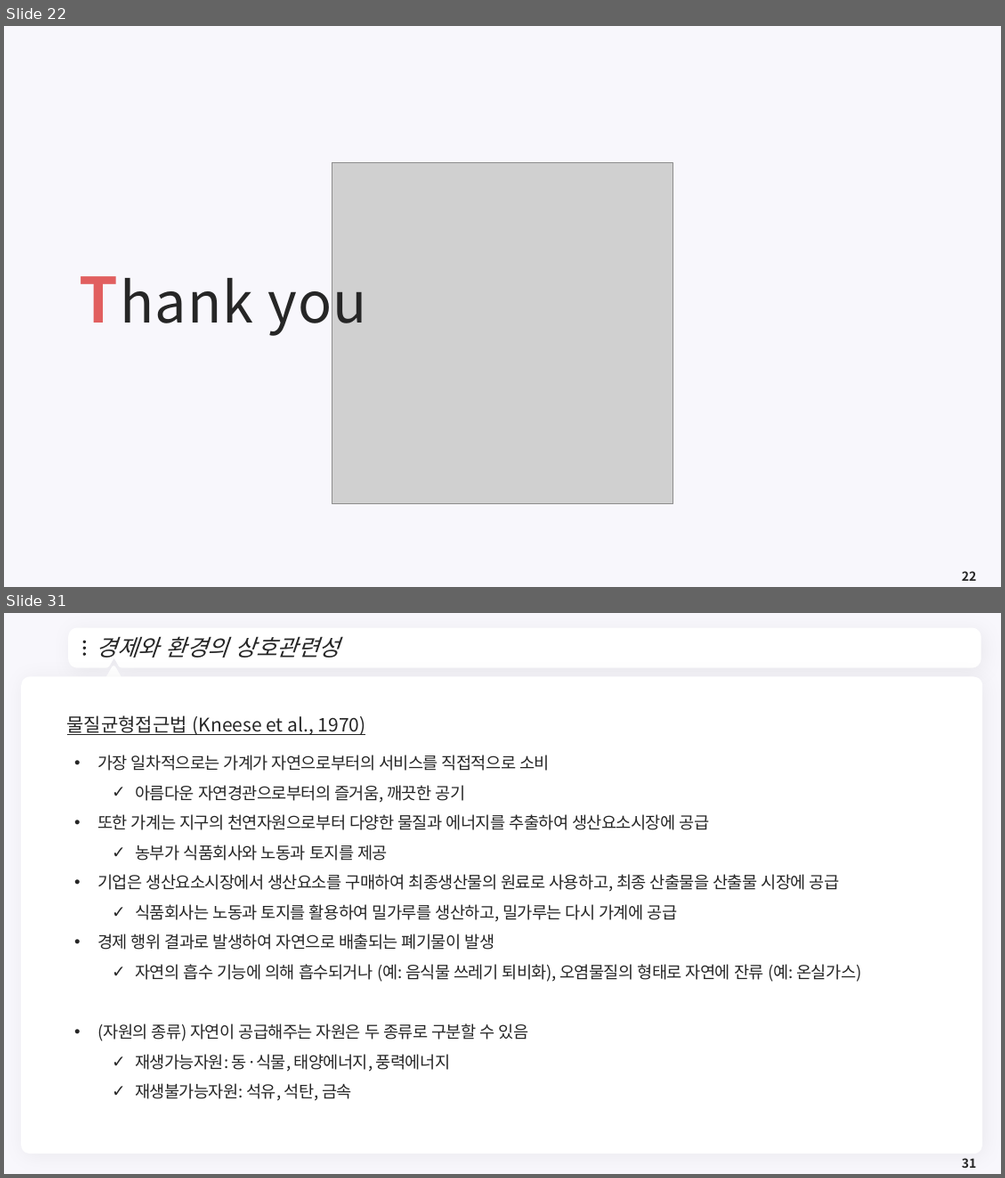
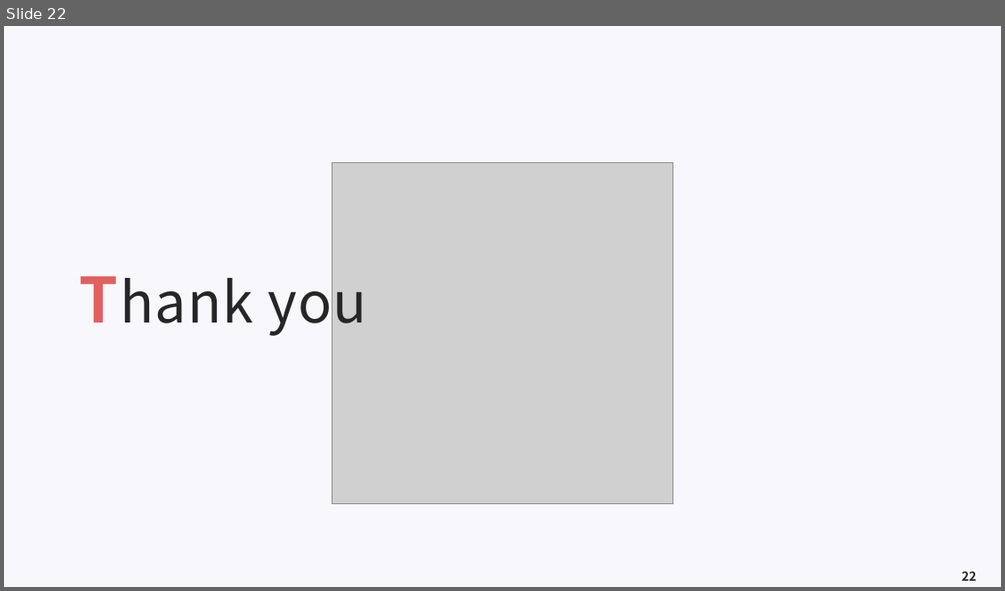
Before and after one commit to meandthey/Teaching, a slide deck: 환경경제학/2026-1/환경경제학_Chapter_02.pptx. Shown one above the other, each under a label of ours: slides 22 and 31 before the commit, slide 22 after it; the slides between them are not shown. The pictures are 1005x1178 and 1005x591 pixels, drawn with LibreOffice and Linux fonts; fonts in the diff are those of the drawing; grey boxes stand for pictures; background and template pictures are left out. Boxes give left, top, right and bottom in pixels: in the first picture for what was removed or moved away, otherwise in the second. Text is boxed around its words. In the diff, an @@ line names an element or a change of style, - is before the commit and + after.

```diff
--- a/환경경제학/2026-1/환경경제학_Chapter_02.pptx
+++ b/환경경제학/2026-1/환경경제학_Chapter_02.pptx
@@ slide 31 removed at (4,613,1001,1174), background #F8F7FC @@
@@ freeform shape removed at (72,632,978,665) @@
@@ title removed at (97,636,340,657) @@
-경제와 환경의 상호관련성
@@ ellipse removed at (83,641,86,643) @@
@@ ellipse removed at (83,647,86,649) @@
@@ ellipse removed at (83,653,86,656) @@
@@ freeform shape removed at (957,643,966,654) @@
@@ rounded rectangle removed at (21,676,983,1153) @@
@@ triangle removed at (105,667,122,682) @@
@@ text removed at (67,715,861,1101) @@
-물질균형접근법 (Kneese et al., 1970)
-• 가장 일차적으로는 가계가 자연으로부터의 서비스를 직접적으로 소비
-  ✓ 아름다운 자연경관으로부터의 즐거움, 깨끗한 공기
-• 또한 가계는 지구의 천연자원으로부터 다양한 물질과 에너지를 추출하여 생산요소시장에 공급
-  ✓ 농부가 식품회사와 노동과 토지를 제공
-• 기업은 생산요소시장에서 생산요소를 구매하여 최종생산물의 원료로 사용하고, 최종 산출물을 산출물 시장에 공급
-  ✓ 식품회사는 노동과 토지를 활용하여 밀가루를 생산하고, 밀가루는 다시 가계에 공급
-• 경제 행위 결과로 발생하여 자연으로 배출되는 폐기물이 발생
-  ✓ 자연의 흡수 기능에 의해 흡수되거나 (예: 음식물 쓰레기 퇴비화), 오염물질의 형태로 자연에 잔류 (예: 온실가스)
-• (자원의 종류) 자연이 공급해주는 자원은 두 종류로 구분할 수 있음
-  ✓ 재생가능자원: 동·식물, 태양에너지, 풍력에너지
-  ✓ 재생불가능자원: 석유, 석탄, 금속
@@ page number removed at (962,1158,976,1167) @@
-31
```
Also in this commit, not shown: 1 slide changed, 10 other slides removed, 5 other files.
